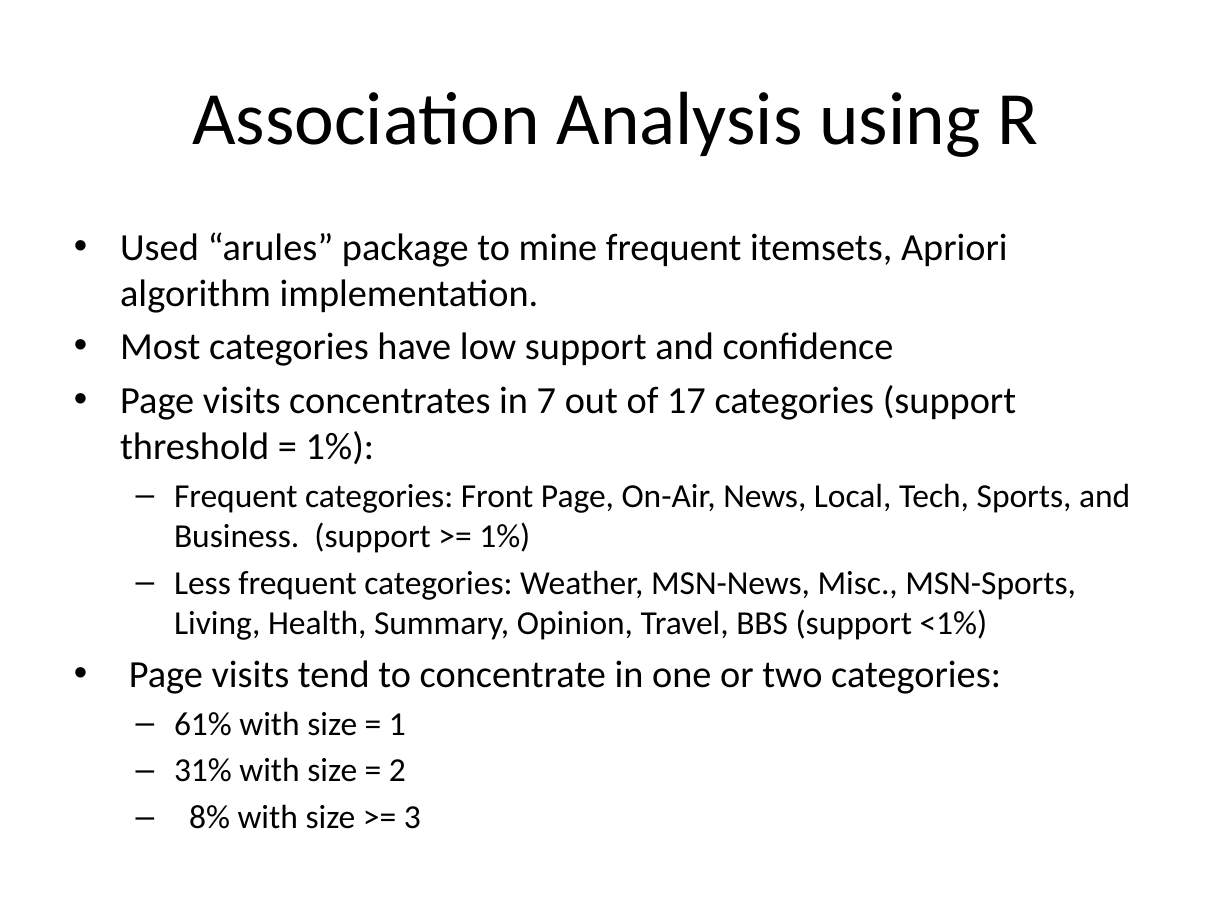
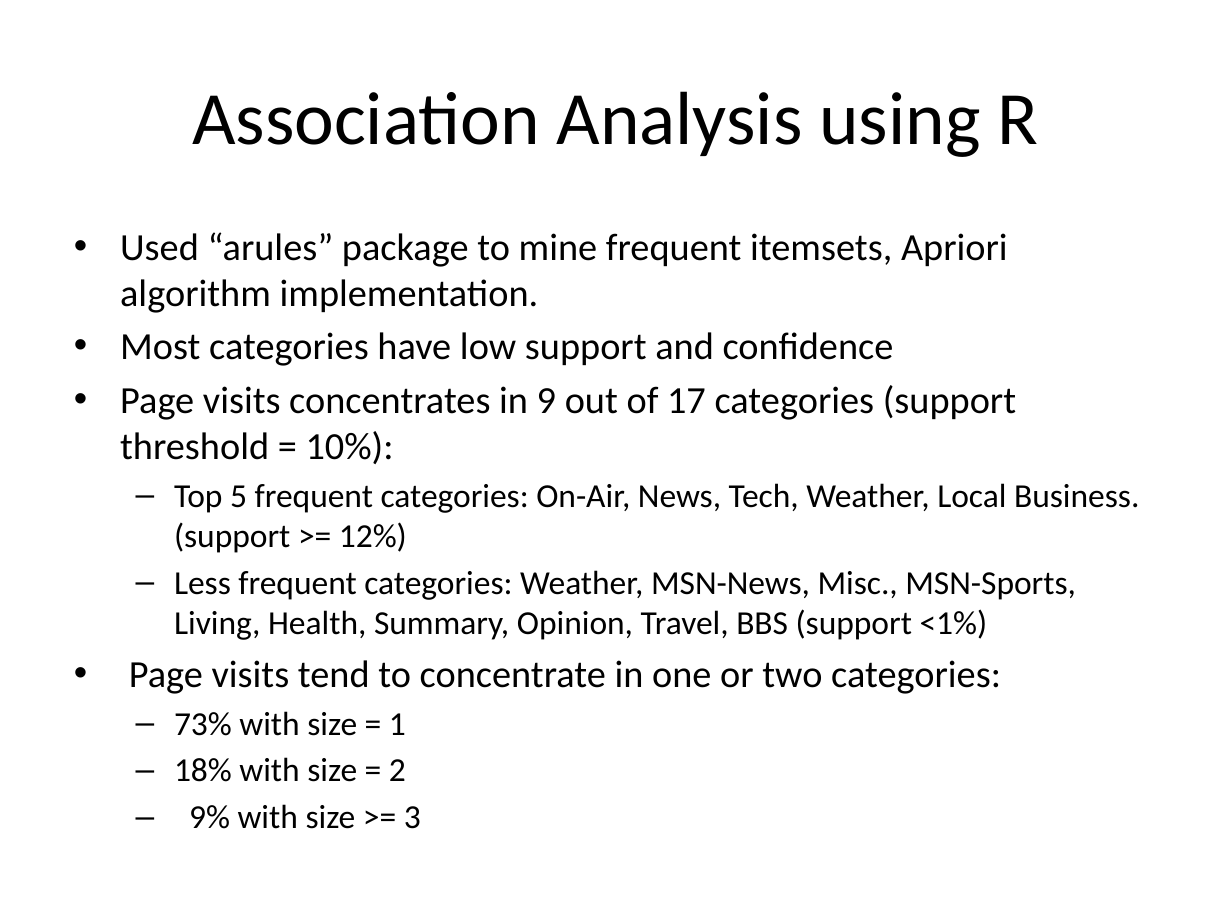
Before and after one commit to nhonaitran/datamining, a slide deck: slide 1 of R/Ai_Presentation.pptx. Drawn at 1232x924 pixels with LibreOffice and Linux fonts; fonts in the diff are those of the drawing. Boxes give left, top, right and bottom in pixels: in the first picture for what was removed or moved away, otherwise in the second. Text is boxed around its words. In the diff, an @@ line names an element or a change of style, - is before the commit and + after.

Commit message:
Included changes without front-page

```diff
--- a/R/Ai_Presentation.pptx
+++ b/R/Ai_Presentation.pptx
@@ text at (120,385,1139,553): text changed @@
-• Page visits concentrates in 7 out of 17 categories (support threshold = 1%):
-  – Frequent categories: Front Page, On-Air, News, Local, Tech, Sports, and Business. (support >= 1%)
+• Page visits concentrates in 9 out of 17 categories (support threshold = 10%):
+  – Top 5 frequent categories: On-Air, News, Tech, Weather, Local Business. (support >= 12%)
@@ text at (174,711,421,829): text changed @@
-  – 61% with size = 1
-  – 31% with size = 2
-  – 8% with size >= 3
+  – 73% with size = 1
+  – 18% with size = 2
+  – 9% with size >= 3
```
Also in this commit, not shown: 1 other slide changed, 6 slides added, 11 other files.
